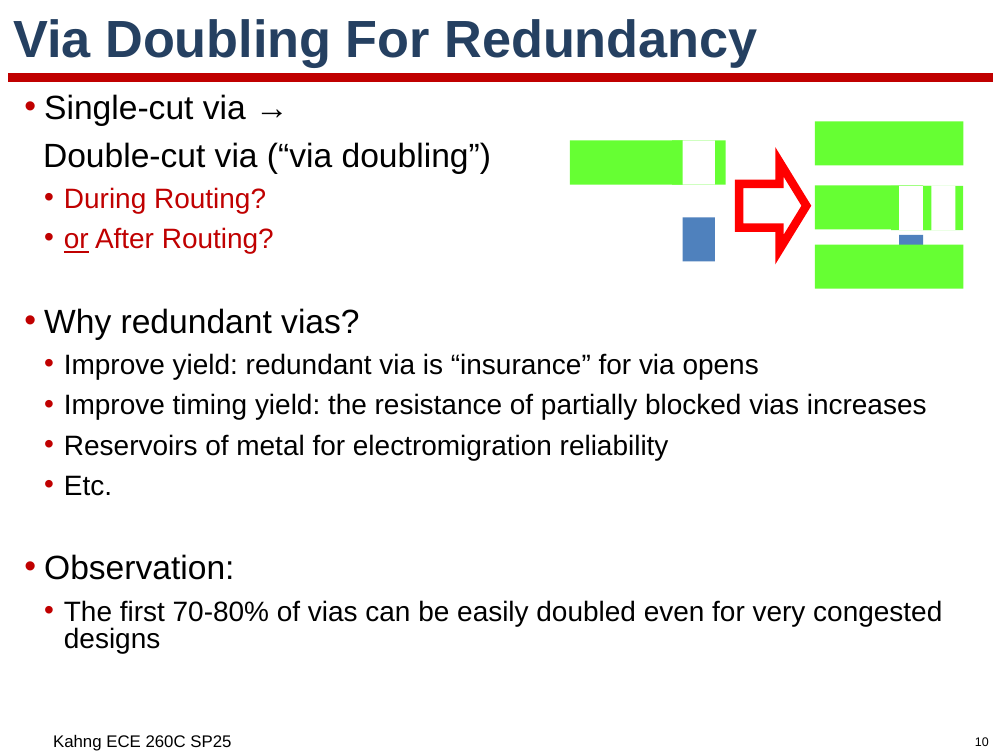
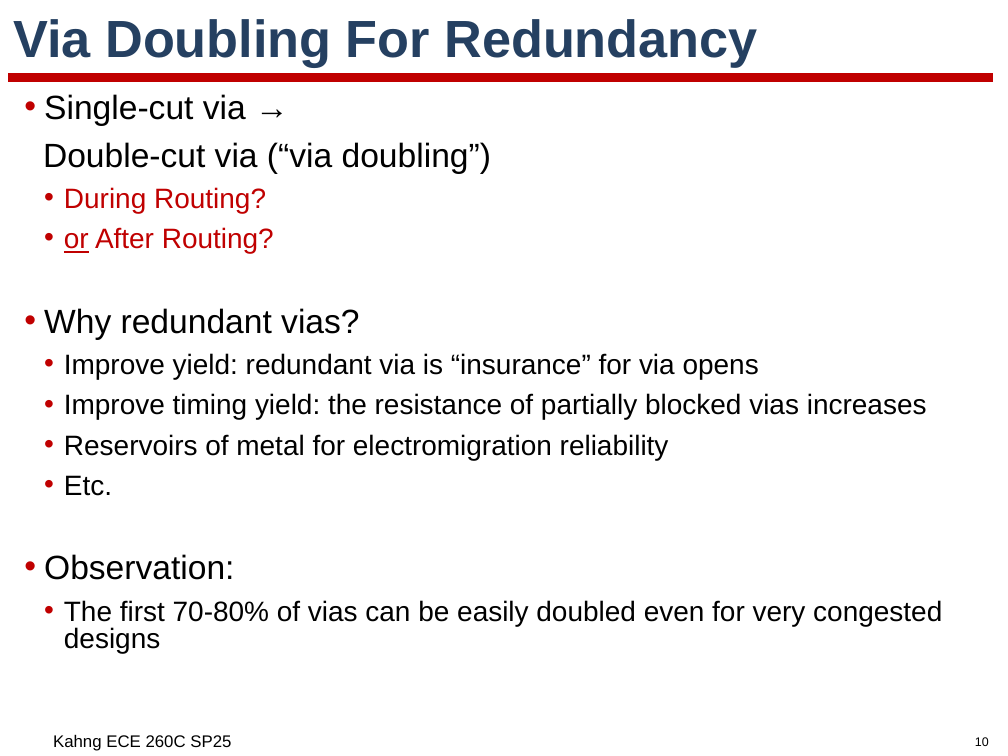
Before and after one commit to ABKCourses/ece260c-contents, a slide deck: slide 10 of lectures/Week6/lecture12.pptx. Drawn at 1008x756 pixels with LibreOffice and Linux fonts; fonts in the diff are those of the drawing; background and template pictures are left out. Boxes give left, top, right and bottom in pixels: in the first picture for what was removed or moved away, otherwise in the second. Text is boxed around its words. In the diff, an @@ line names an element or a change of style, - is before the commit and + after.

Commit message:
Remove broken graphic

```diff
--- a/lectures/Week6/lecture12.pptx
+++ b/lectures/Week6/lecture12.pptx
@@ rectangle removed at (x1=570, y1=141, x2=715, y2=185) @@
@@ rectangle removed at (x1=672, y1=141, x2=726, y2=185) @@
@@ rectangle removed at (x1=683, y1=141, x2=715, y2=185) @@
@@ right arrow removed at (x1=739, y1=163, x2=806, y2=250) @@
@@ rectangle removed at (x1=683, y1=218, x2=715, y2=262) @@
@@ group removed at (x1=814, y1=121, x2=964, y2=289): 8 rectangles @@
```
